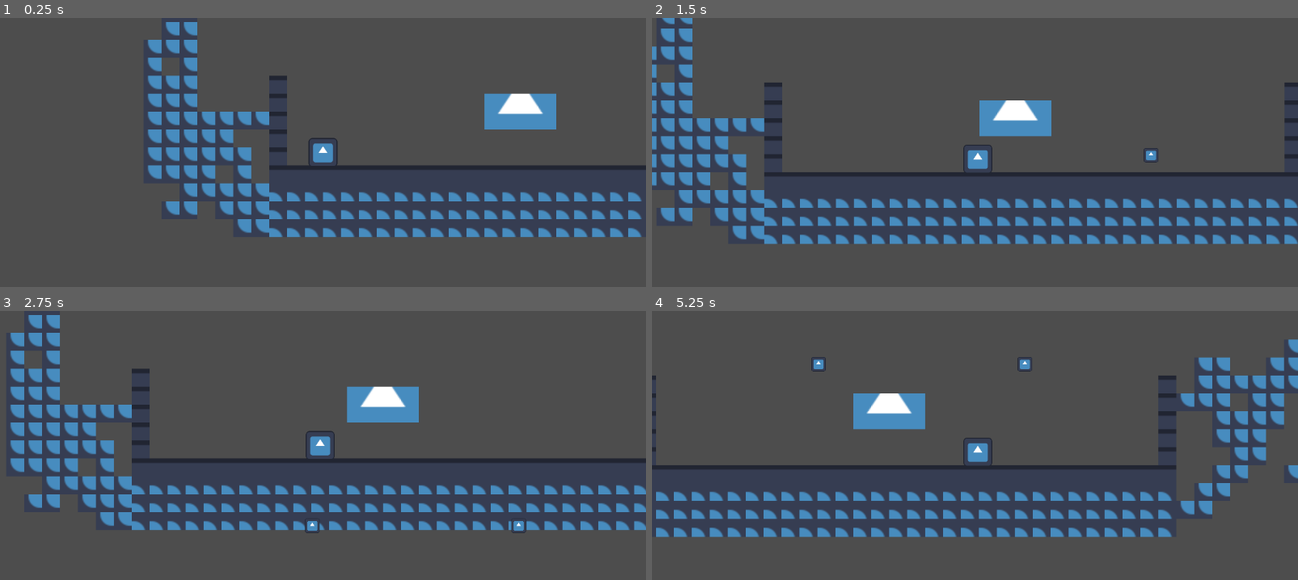
Above: before the commit, frames 1-4 (two rows, left to right).
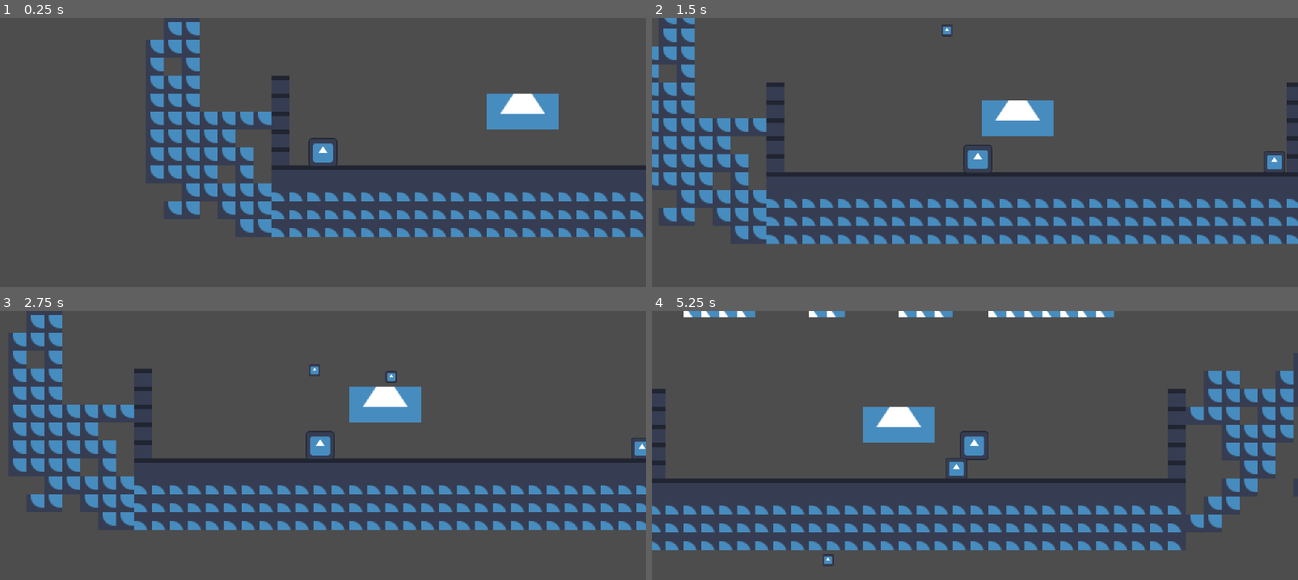
Above: after the commit, the same moments.

Repository: InovaGamesJr/dia-de-gato
Game: Godot game, scene res://Main/main.tscn
Same seed, same stepped clock (60 frames per second), same inputs: the game is played once before the commit and once after it. The engine's default icon, where the game draws it, is replaced by a stand-in: a white triangle on a blue panel in a dark square.
Inputs:
- Up to frame 1 (0.25 s): no input
- Up to frame 2 (1.5 s): tap Enter at 0.5 s; hold D (Right) from 0.53 s (still down); tap Space (Jump) at 0.77 s
- Up to frame 3 (2.75 s): tap Space (Jump) at 1.52 s; release D (Right) at 2.03 s; hold A (Left) from 2.03 s (still down)
- Up to frame 4 (5.25 s): release A (Left) at 2.78 s; hold D (Right) 2.78-4.28 s; tap Space (Jump) at 3.02, 3.77, 4.52 s; hold A (Left) 4.28-5.03 s; hold D (Right) from 5.03 s (still down)

The runs differ from the first frame. In frame 1, 4.4% of the frame differs, in the area x 22-100%, y 1-82%; in frame 2, 5.4%; in frame 3, 5.6%; in frame 4, 21%, in the area x 0-100%, y 0-95%.

Commit message:
Correção em alguns códigos e Adição do Esquilo Morteiro Normal

Diff:
--- a/inimigos_inova_xaninhatop/Enemys/enemy_chaser_squirrel.gd
+++ b/inimigos_inova_xaninhatop/Enemys/enemy_chaser_squirrel.gd
@@ -26,7 +26,7 @@
 	move_and_slide()
 
 	handle_state_and_animations(delta)
-	print("Current_State: ",  squirrel_state.keys()[current_state])
+	#print("Current_State: ",  squirrel_state.keys()[current_state])
 
 func enemy_gravity(delta : float):
 	velocity.y += gravity * delta
--- a/inimigos_inova_xaninhatop/Enemys/enemy_chaser_squirrel.tscn
+++ b/inimigos_inova_xaninhatop/Enemys/enemy_chaser_squirrel.tscn
@@ -70,7 +70,7 @@
 size = Vector2(36, 36)
 
 [sub_resource type="CircleShape2D" id="CircleShape2D_r5ukr"]
-radius = 200.0
+radius = 225.0
 
 [node name="Enemy_Squirrel_Chaser" type="CharacterBody2D" node_paths=PackedStringArray("enemy_squirrel") groups=["Enemy", "Enemy_Squirrel"]]
 scale = Vector2(0.5, 0.5)
--- a/inimigos_inova_xaninhatop/Enemys/enemy_mortar_squirrel.gd
+++ b/inimigos_inova_xaninhatop/Enemys/enemy_mortar_squirrel.gd
@@ -17,6 +17,6 @@
 
 func _on_shooting_timeout():
 	var nut_instance = nut.instantiate() as Node2D
-	nut_instance.global_position =nuts_point.global_position
+	nut_instance.global_position = nuts_point.global_position
 	get_parent().add_child(nut_instance)
 	squirrel_animated.play("Shoot")
--- a/inimigos_inova_xaninhatop/Enemys/enemy_mortar_squirrel.tscn
+++ b/inimigos_inova_xaninhatop/Enemys/enemy_mortar_squirrel.tscn
@@ -32,6 +32,9 @@
 animation = &"Shoot"
 autoplay = "Shoot"
 
+[node name="Nuts_Point" type="Marker2D" parent="."]
+position = Vector2(0, 8)
+
 [node name="HitBox" type="CollisionShape2D" parent="."]
 shape = SubResource("RectangleShape2D_alsxn")
 debug_color = Color(0.308823, 0.62689, 0, 0.42)
@@ -39,7 +42,4 @@
 [node name="Shooting" type="Timer" parent="."]
 autostart = true
 
-[node name="Nuts_Point" type="Marker2D" parent="."]
-position = Vector2(0, 8)
-
 [connection signal="timeout" from="Shooting" to="." method="_on_shooting_timeout"]
--- a/inimigos_inova_xaninhatop/Enemys/enemy_shooter_squirrel.gd
+++ b/inimigos_inova_xaninhatop/Enemys/enemy_shooter_squirrel.gd
@@ -1,7 +1,11 @@
 extends CharacterBody2D
 
+@onready var nuts_point: Marker2D = $Nuts_Point
 @onready var squirrel_animated: AnimatedSprite2D = $Squirrel_Animated
-@export var enemy_squirrel: CharacterBody2D
+@export  var enemy_squirrel: CharacterBody2D
+@export  var time_to_target : float = 2
+
+var nut = preload("res://Nuts/nuts.tscn")
 
 enum squirrel_state {
 	Idle,
@@ -16,18 +20,20 @@
 var speed : int = 200
 var slow_down_speed : int = 300
 var current_state : squirrel_state
+var has_target : bool
+var player_position : Vector2
 
 func _ready():
-	current_state = squirrel_state.Idle
+	current_state = squirrel_state.Shoot
 	player = Global.playerBody
 
-func _physics_process(delta: float):
+func _physics_process(delta : float):
 	enemy_gravity(delta)
 
 	move_and_slide()
 
 	handle_state_and_animations(delta)
-	print("Current_State: ",  squirrel_state.keys()[current_state])
+	#print("Current_State: ",  squirrel_state.keys()[current_state])
 
 func enemy_gravity(delta : float):
 	velocity.y += gravity * delta
@@ -35,22 +41,45 @@
 # FUNCAO POSICAO BASE DO ESQUILO E FREIO PARA QUANDO TERMINAR DE PERSEGUIR
 func squirrel_idle(delta : float):
 	velocity.x = move_toward(velocity.x, 0, slow_down_speed * delta)
+	if velocity.x == 0:
+		current_state = squirrel_state.Shoot
 
 # FUNCAO DE PERSEGUICAO DO ESQUILO
 func squirrel_chase(delta : float):
 	enemy_squirrel.velocity.x += direction * 1.5 * speed * delta
 	enemy_squirrel.velocity.x = clamp(enemy_squirrel.velocity.x, -speed, speed)
 
-func squirrel_shoot(delta : float):
-	pass
-
-# FUNCOES REFERENTES A ENTRADA E SAIDA DA AREA DO ESQUILO
+# FUNCOES REFERENTES A ENTRADA E SAIDA DA AREA DE ATAQUE DO ESQUILO
 func _on_attack_area_body_entered(body : CharacterBody2D):
 	if body.is_in_group("Player"):
 		current_state = squirrel_state.Chase
 func _on_attack_area_body_exited(body : CharacterBody2D):
 	if body.is_in_group("Player"):
 		current_state = squirrel_state.Idle
+
+# FUNCOES REFERENTES A ENTRADA E SAIDA DA ZONA DE TIRO DO ESQUILO
+func _on_shoot_area_body_entered(body : CharacterBody2D):
+	if body.is_in_group("Player"):
+		print("ENTROU na Zona de Tiro")
+		player_position = player.global_position
+		has_target = true
+func _on_shoot_area_body_exited(body : CharacterBody2D):
+	if body.is_in_group("Player"):
+		print("SAIU da Zona de Tiro")
+		has_target = false
+
+func _on_squirrel_shoot_timeout():
+	if current_state != squirrel_state.Chase && current_state != squirrel_state.Idle:
+		var nut_instance = nut.instantiate() as Node2D
+		nut_instance.global_position = nuts_point.global_position
+		if has_target:
+			var direction_to_target = player_position - nut_instance.global_position
+			nut_instance.velocity = Vector2(direction_to_target.x / time_to_target, (direction_to_target.y / time_to_target) - (0.5 * nut_instance.gravity * time_to_target))
+			player_position = player.global_position
+		elif !has_target:
+			nut_instance.velocity = Vector2(direction * 100, -250)
+		get_parent().add_child(nut_instance)
+		current_state = squirrel_state.Shoot
 
 # FUNCAO QUE GERENCIA OS ESTADOS E ANIMACOES DO ESQUILO
 func handle_state_and_animations(delta : float):
@@ -66,7 +95,6 @@
 			squirrel_idle(delta)
 		squirrel_state.Shoot:
 			squirrel_animated.play("Shoot_Nuts")
-			squirrel_shoot(delta)
 		squirrel_state.Chase:
 			squirrel_animated.play("Chase")
 			squirrel_chase(delta)
--- a/inimigos_inova_xaninhatop/Enemys/enemy_shooter_squirrel.tscn
+++ b/inimigos_inova_xaninhatop/Enemys/enemy_shooter_squirrel.tscn
@@ -13,6 +13,16 @@
 
 [sub_resource type="SpriteFrames" id="SpriteFrames_vh02d"]
 animations = [{
+"frames": [],
+"loop": true,
+"name": &"Chase",
+"speed": 5.0
+}, {
+"frames": [],
+"loop": true,
+"name": &"Death",
+"speed": 5.0
+}, {
 "frames": [{
 "duration": 1.0,
 "texture": SubResource("AtlasTexture_0b1lb")
@@ -26,20 +36,25 @@
 "texture": SubResource("AtlasTexture_igt2c")
 }],
 "loop": true,
-"name": &"Shooting ",
+"name": &"Shoot_Nuts",
 "speed": 5.0
 }]
 
 [sub_resource type="RectangleShape2D" id="RectangleShape2D_bf4qm"]
 size = Vector2(36, 36)
 
+[sub_resource type="CapsuleShape2D" id="CapsuleShape2D_2c0u8"]
+radius = 300.0
+height = 1064.0
+
 [sub_resource type="CircleShape2D" id="CircleShape2D_o4xsq"]
-radius = 200.0
+radius = 225.0
 
-[node name="Enemy_Shooter_Squirrel" type="CharacterBody2D" node_paths=PackedStringArray("enemy_squirrel")]
+[node name="Enemy_Shooter_Squirrel" type="CharacterBody2D" node_paths=PackedStringArray("enemy_squirrel") groups=["Enemy", "Enemy_Squirrel"]]
 scale = Vector2(0.5, 0.5)
 script = ExtResource("1_7tqbd")
 enemy_squirrel = NodePath(".")
+time_to_target = 1.5
 
 [node name="Squirrel_Animated" type="AnimatedSprite2D" parent="."]
 scale = Vector2(0.3, 0.3)
@@ -51,13 +66,31 @@
 shape = SubResource("RectangleShape2D_bf4qm")
 debug_color = Color(0.997576, 0, 0.162861, 0.42)
 
+[node name="Squirrel_Shoot" type="Timer" parent="."]
+wait_time = 1.5
+autostart = true
+
+[node name="Nuts_Point" type="Marker2D" parent="."]
+position = Vector2(0, -20)
+
+[node name="Shoot_Area" type="Area2D" parent="."]
+collision_layer = 4
+collision_mask = 2
+
+[node name="Shoot_Collision" type="CollisionShape2D" parent="Shoot_Area"]
+rotation = 1.57088
+shape = SubResource("CapsuleShape2D_2c0u8")
+
 [node name="Attack_Area" type="Area2D" parent="."]
 collision_layer = 4
 collision_mask = 2
 
 [node name="Attack_Collision" type="CollisionShape2D" parent="Attack_Area"]
 shape = SubResource("CircleShape2D_o4xsq")
-debug_color = Color(1, 0.129412, 0.0117647, 0.419608)
+debug_color = Color(0.692891, 0.106355, 0.187144, 0.42)
 
+[connection signal="timeout" from="Squirrel_Shoot" to="." method="_on_squirrel_shoot_timeout"]
+[connection signal="body_entered" from="Shoot_Area" to="." method="_on_shoot_area_body_entered"]
+[connection signal="body_exited" from="Shoot_Area" to="." method="_on_shoot_area_body_exited"]
 [connection signal="body_entered" from="Attack_Area" to="." method="_on_attack_area_body_entered"]
 [connection signal="body_exited" from="Attack_Area" to="." method="_on_attack_area_body_exited"]
--- a/inimigos_inova_xaninhatop/Hero/hero.tscn
+++ b/inimigos_inova_xaninhatop/Hero/hero.tscn
@@ -19,6 +19,8 @@
 texture = ExtResource("2_2cftc")
 
 [node name="HurtBox" type="Area2D" parent="."]
+collision_layer = 2
+collision_mask = 2
 
 [node name="Hurt_Shape" type="CollisionShape2D" parent="HurtBox"]
 shape = SubResource("RectangleShape2D_j7fn0")
--- a/inimigos_inova_xaninhatop/Main/main.tscn
+++ b/inimigos_inova_xaninhatop/Main/main.tscn
@@ -8,6 +8,7 @@
 [ext_resource type="PackedScene" uid="uid://dwok6jk07mqp5" path="res://Enemys/enemy_rat.tscn" id="4_g3u5l"]
 [ext_resource type="PackedScene" uid="uid://bd7waua8am21s" path="res://Enemys/enemy_bat.tscn" id="5_ad66m"]
 [ext_resource type="PackedScene" uid="uid://crux2u7qaiw4n" path="res://Enemys/enemy_mortar_squirrel.tscn" id="8_jhd3i"]
+[ext_resource type="PackedScene" uid="uid://wo4wisnr8nov" path="res://Enemys/enemy_shooter_squirrel.tscn" id="9_e4cx1"]
 
 [sub_resource type="TileSetAtlasSource" id="TileSetAtlasSource_5635v"]
 texture = ExtResource("1_lsc0s")
@@ -168,7 +169,7 @@
 script = ExtResource("3_6no7y")
 
 [node name="Hero" parent="." instance=ExtResource("2_v1uab")]
-position = Vector2(-192, -20)
+position = Vector2(-194, -12)
 
 [node name="Enemy_Rat" parent="." instance=ExtResource("4_g3u5l")]
 visible = false
@@ -185,10 +186,10 @@
 visible = false
 position = Vector2(-83, -137)
 
+[node name="Enemy_Shooter_Squirrel" parent="." instance=ExtResource("9_e4cx1")]
+position = Vector2(213, -9)
+
 [node name="Enemy_Mortar_Squirrel" parent="." instance=ExtResource("8_jhd3i")]
-position = Vector2(-79, -180)
-
-[node name="Enemy_Mortar_Squirrel2" parent="." instance=ExtResource("8_jhd3i")]
-position = Vector2(105, -180)
+position = Vector2(-79, -170)
 
 [connection signal="body_entered" from="Awaken_Bats" to="Awaken_Bats/Alarm" method="_on_awaken_bats_body_entered"]
--- a/inimigos_inova_xaninhatop/Nuts/nuts.gd
+++ b/inimigos_inova_xaninhatop/Nuts/nuts.gd
@@ -1,15 +1,20 @@
-extends AnimatedSprite2D
+extends CharacterBody2D
 
-var speed : int = 300
+var gravity : int = 300
 
 func _physics_process(delta: float):
-	move_local_y(speed * delta)
+	nuts_gravity(delta)
+
+	move_and_slide()
+
+func nuts_gravity(delta : float):
+	velocity.y += gravity * delta
 
 func _on_vanish_timer_timeout():
 	queue_free()
 
 func _on_hit_box_area_entered(area: Area2D):
-	print("Nut entrou na area")
+	print("Nut atinjiu o player")
 	nut_impact()
 
 func nut_impact():
--- a/inimigos_inova_xaninhatop/Nuts/nuts.tscn
+++ b/inimigos_inova_xaninhatop/Nuts/nuts.tscn
@@ -1,32 +1,19 @@
-[gd_scene load_steps=6 format=3 uid="uid://0rhkij06sxo1"]
+[gd_scene load_steps=4 format=3 uid="uid://0rhkij06sxo1"]
 
 [ext_resource type="Texture2D" uid="uid://dwptxt1mln5bg" path="res://Sprite/icon.svg" id="1_h5orf"]
 [ext_resource type="Script" path="res://Nuts/nuts.gd" id="2_tcxgy"]
 
-[sub_resource type="AtlasTexture" id="AtlasTexture_p26ju"]
-atlas = ExtResource("1_h5orf")
-region = Rect2(0, 0, 128, 128)
-
-[sub_resource type="SpriteFrames" id="SpriteFrames_f5aw4"]
-animations = [{
-"frames": [{
-"duration": 1.0,
-"texture": SubResource("AtlasTexture_p26ju")
-}],
-"loop": true,
-"name": &"Nut",
-"speed": 5.0
-}]
-
 [sub_resource type="CapsuleShape2D" id="CapsuleShape2D_pm7xi"]
 radius = 61.0
-height = 196.0
+height = 138.0
 
-[node name="Nuts" type="AnimatedSprite2D" groups=["Player"]]
+[node name="Nuts" type="CharacterBody2D" groups=["Enemy", "Enemy_Squirrel"]]
 scale = Vector2(0.1, 0.1)
-sprite_frames = SubResource("SpriteFrames_f5aw4")
-animation = &"Nut"
 script = ExtResource("2_tcxgy")
+
+[node name="Sprite2D" type="Sprite2D" parent="."]
+scale = Vector2(0.8, 0.8)
+texture = ExtResource("1_h5orf")
 
 [node name="Vanish_Timer" type="Timer" parent="."]
 wait_time = 3.0
@@ -34,9 +21,12 @@
 autostart = true
 
 [node name="HitBox" type="Area2D" parent="."]
+collision_layer = 4
+collision_mask = 2
 
 [node name="Nut_Shape" type="CollisionShape2D" parent="HitBox"]
 position = Vector2(0, 1)
+scale = Vector2(1, 1)
 shape = SubResource("CapsuleShape2D_pm7xi")
 debug_color = Color(0.322318, 0.332442, 4.81308e-08, 0.42)
 
--- a/inimigos_inova_xaninhatop/project.godot
+++ b/inimigos_inova_xaninhatop/project.godot
@@ -60,5 +60,6 @@
 
 [rendering]
 
+textures/canvas_textures/default_texture_filter=0
 renderer/rendering_method="gl_compatibility"
 renderer/rendering_method.mobile="gl_compatibility"
Not shown: 1 places in inimigos_inova_xaninhatop/Enemys/enemy_shooter_squirrel.tscn that only renumber resources
Not shown: 1 places in inimigos_inova_xaninhatop/Main/main.tscn that only renumber resources
